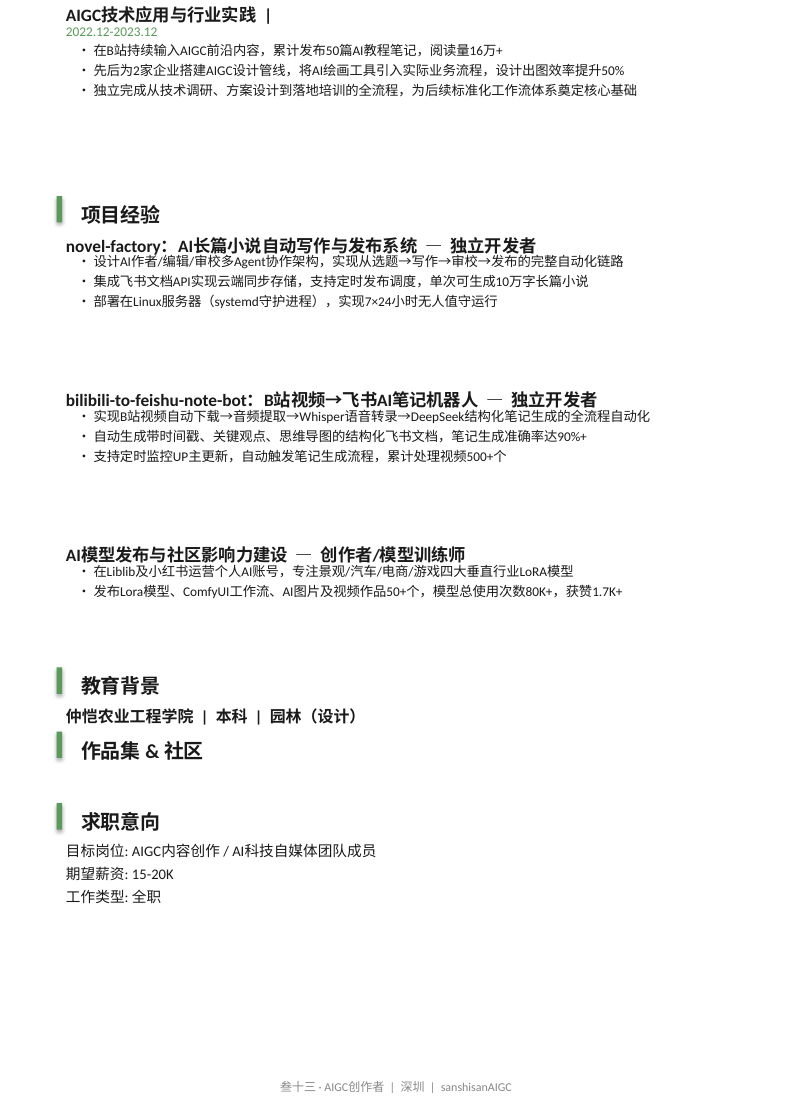
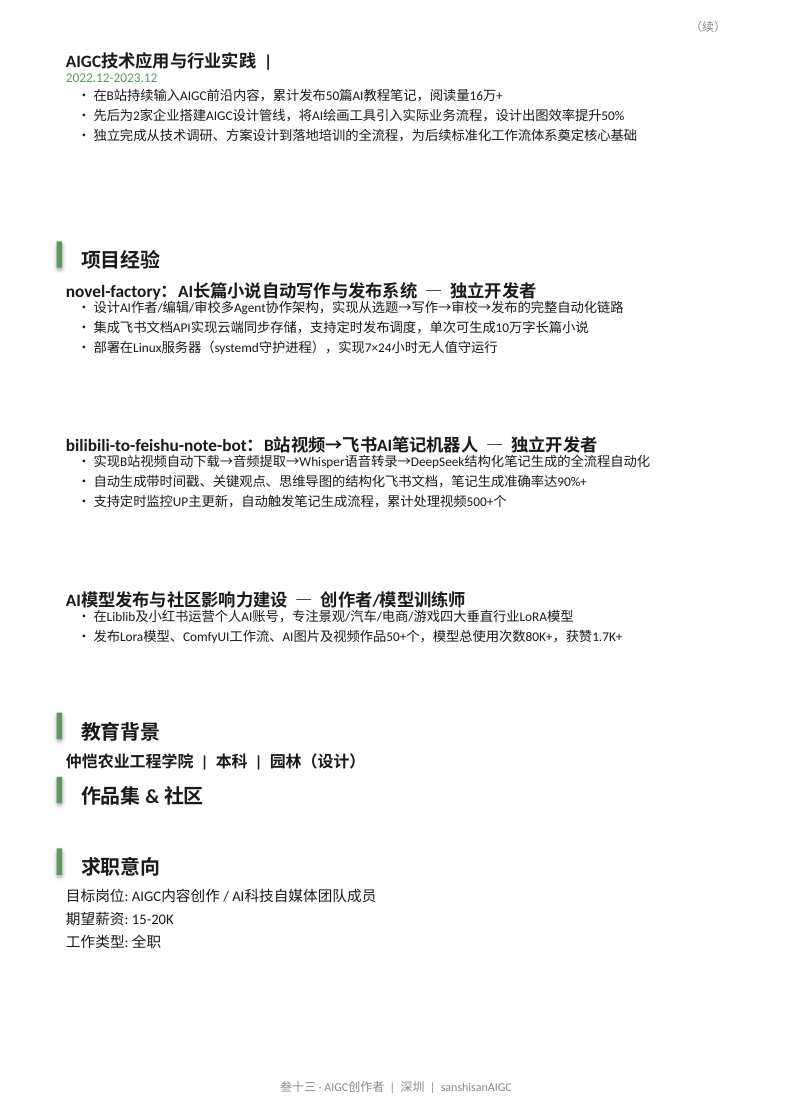
Before and after one commit to sanshisanAIGC/job-hunter, a slide deck: slide 2 of docs/resume.pptx. Drawn at 792x1120 pixels with LibreOffice and Linux fonts; fonts in the diff are those of the drawing. Boxes give left, top, right and bottom in pixels: in the first picture for what was removed or moved away, otherwise in the second. Text is boxed around its words. In the diff, an @@ line names an element or a change of style, - is before the commit and + after.

```diff
--- a/docs/resume.pptx
+++ b/docs/resume.pptx
@@ text added at box(690, 21, 726, 32), 9 pt, text #888888 @@
+（续）
@@ 15 texts, 1 rectangle: place and size @@
-15 texts, 1 rectangle at box(57, 8, 651, 903)
+15 texts, 1 rectangle at box(57, 53, 651, 948)
@@ rectangle: place and size @@
-rectangle at box(57, 732, 62, 758)
+rectangle at box(57, 713, 62, 739)
@@ rectangle: place and size @@
-rectangle at box(57, 803, 62, 830)
+rectangle at box(57, 777, 62, 803)
@@ rectangle: place and size @@
-rectangle at box(57, 668, 62, 694)
+rectangle at box(57, 849, 62, 875)
```
Also in this commit, not shown: 1 other slide changed.
